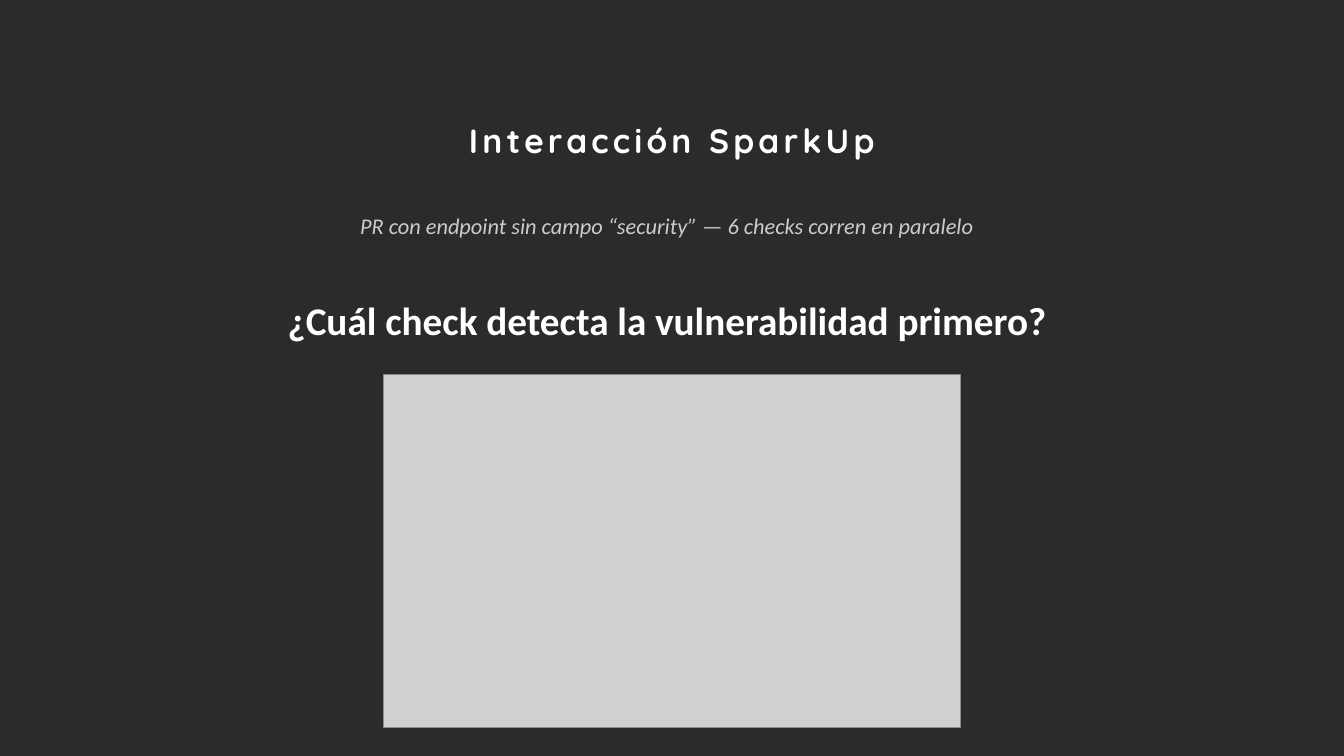
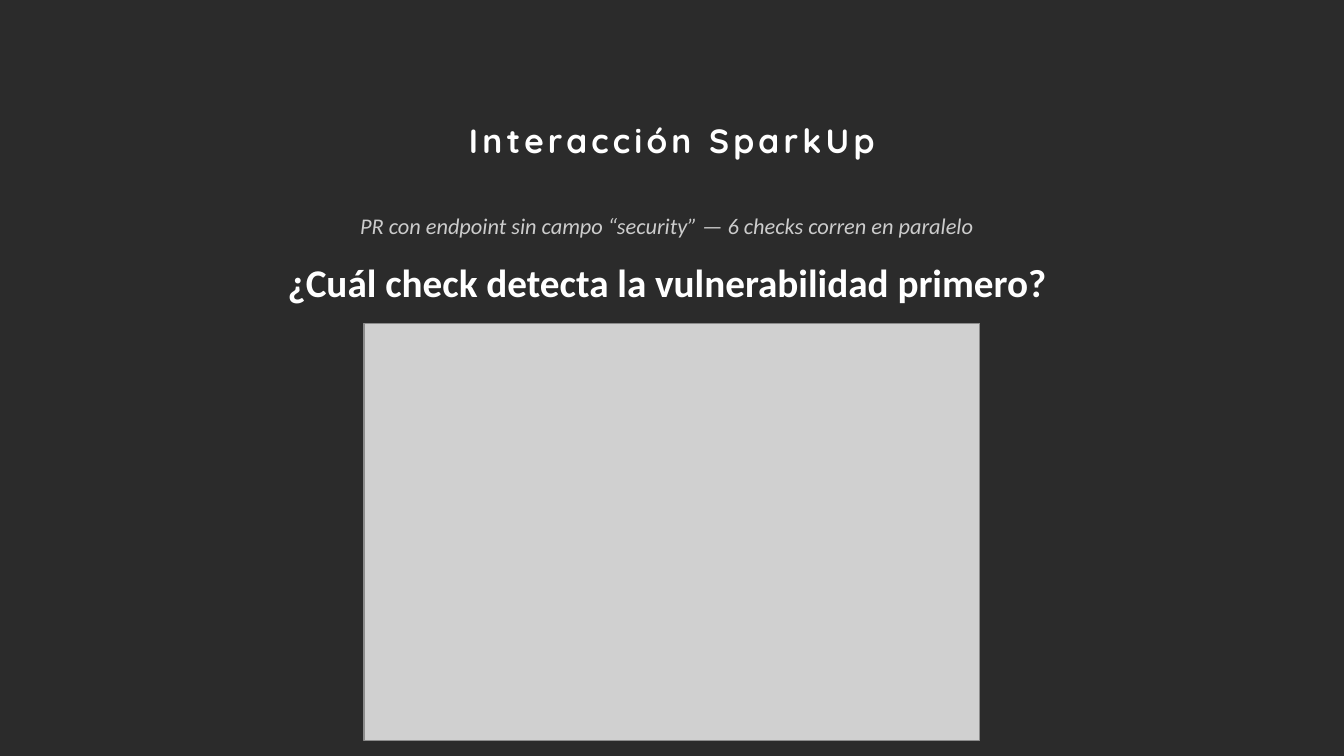
Before and after one commit to victorar42/techno-week, a slide deck: slide 23 of documents/ppt/TechnoWeek_DevSecOps_v2_SparkUp.pptx. Drawn at 1344x756 pixels with LibreOffice and Linux fonts; fonts in the diff are those of the drawing; grey boxes stand for pictures; background and template pictures are left out; a plain dark background stands for a picture behind light text. Boxes give left, top, right and bottom in pixels: in the first picture for what was removed or moved away, otherwise in the second. Text is boxed around its words. In the diff, an @@ line names an element or a change of style, - is before the commit and + after.

```diff
--- a/documents/ppt/TechnoWeek_DevSecOps_v2_SparkUp.pptx
+++ b/documents/ppt/TechnoWeek_DevSecOps_v2_SparkUp.pptx
@@ text "¿Cuál check detecta la vulnerabilidad ...": place and size @@
-text "¿Cuál check detecta la vulnerabilidad ..." at [288, 307, 1047, 342]
+text "¿Cuál check detecta la vulnerabilidad ..." at [288, 269, 1047, 304]
@@ picture: place and size @@
-picture at [384, 375, 961, 728]
+picture at [364, 324, 980, 741]
```
Also in this commit, not shown: 2 other slides changed, 1 slide added, 1 slide removed, 4 other files.
